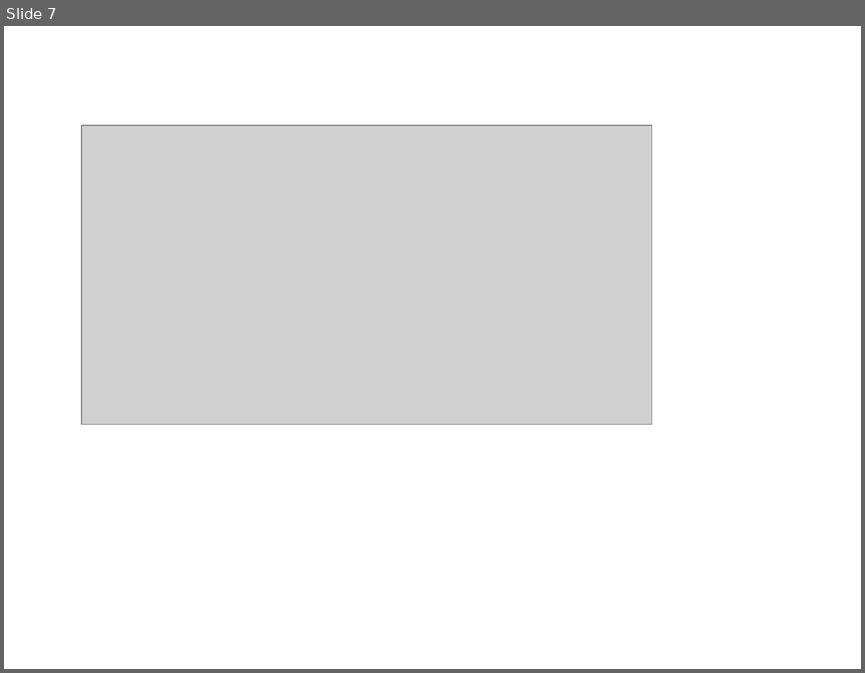
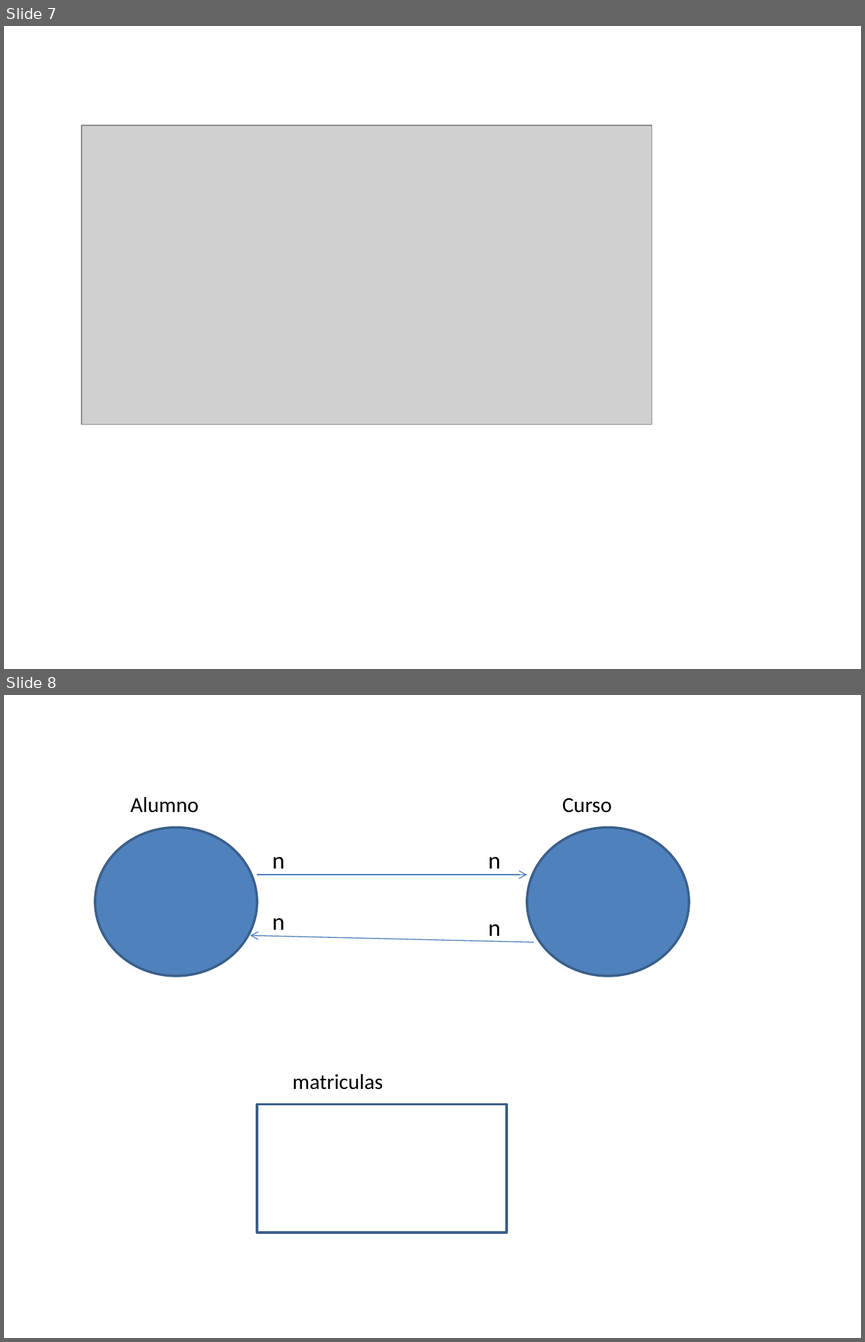
Before and after one commit to amartinsierra/nest2025, a slide deck: pizarra.pptx. Shown one above the other, each under a label of ours: slide 7 before the commit, slides 7 and 8 after it. The pictures are 865x673 and 865x1342 pixels, drawn with LibreOffice and Linux fonts; fonts in the diff are those of the drawing; grey boxes stand for pictures. Boxes give left, top, right and bottom in pixels: in the first picture for what was removed or moved away, otherwise in the second. Text is boxed around its words. In the diff, an @@ line names an element or a change of style, - is before the commit and + after.

```diff
--- a/pizarra.pptx
+++ b/pizarra.pptx
@@ slide 8 added at bbox=[4, 695, 861, 1338], background #FFFFFF @@
@@ text added at bbox=[130, 797, 198, 813], 18 pt, text #000000 @@
+Alumno
@@ text added at bbox=[562, 798, 612, 813], 18 pt, text #000000 @@
+Curso
@@ ellipse added at bbox=[95, 828, 257, 976], fill #4F81BD, outline #3A5F8C 2 pt @@
@@ ellipse added at bbox=[527, 828, 689, 976], fill #4F81BD, outline #3A5F8C 2 pt @@
@@ text added at bbox=[272, 857, 284, 875], 20 pt, text #000000 @@
+n
@@ text added at bbox=[488, 857, 500, 875], 20 pt, text #000000 @@
+n
@@ arrow added from (257, 875) to (527, 875), #4B7EBC 0.75 pt @@
@@ text added at bbox=[272, 918, 284, 936], 20 pt, text #000000 @@
+n
@@ arrow added from (534, 942) to (250, 936), #4B7EBC 0.75 pt @@
@@ text added at bbox=[488, 924, 500, 942], 20 pt, text #000000 @@
+n
@@ text added at bbox=[292, 1074, 383, 1089], 18 pt, text #000000 @@
+matriculas
@@ rectangle added at bbox=[257, 1104, 506, 1232], outline #3A5F8C 2 pt @@
```
Also in this commit, not shown: 21 other files.
